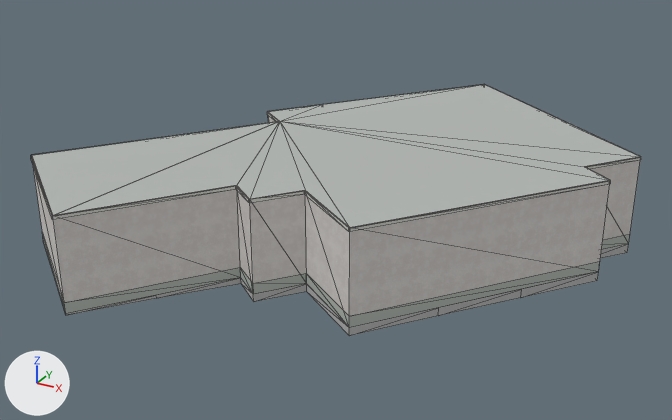
The Blender file assets/blender/buildings/osm-way-49773521.blend: old version first, new version second.
Camera for both pictures: a 50 mm camera at (13.23, -23.93, 13.13) aimed at (-0.28, 0.64, 0.84). Every picture has the same lights, and +X, +Y and +Z are marked at lower left. The older version comes first. Mesh edges are drawn as thin lines.

Objects in the first picture: 'building foundation 49773521', 'reality 49773521 near reality aged pale plaster', 'reality 49773521 near reality concrete plinth', 'reality 49773521 near reality flat weathered roof', 'reality 49773521 near reality pale aluminum sill'.
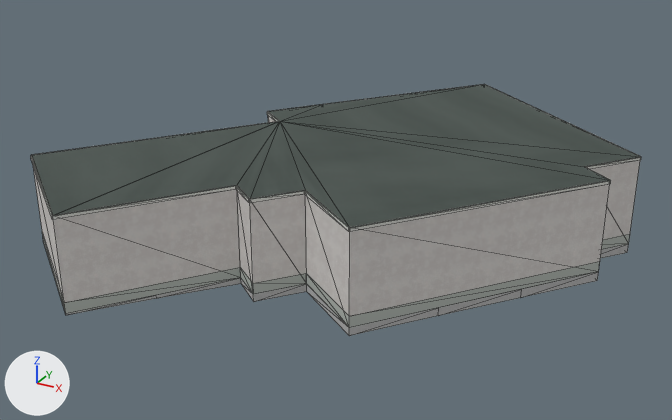
Boxes [x1, y1, x2, y2] around the edits, measured in the pictures (672 x 420 px):
'reality 49773521 near reality flat weathered roof', surface changed (darker)
    both: [32, 85, 640, 228]
part 1 of me_reality_49773521_near_reality_pale_aluminum_sill, added
    after: [34, 121, 278, 155]
part 2 of me_reality_49773521_near_reality_pale_aluminum_sill, added
    after: [31, 84, 641, 232]

Patch to the scene script:
```diff
--- a/assets/blender/buildings/osm-way-49773521.blend.py
+++ b/assets/blender/buildings/osm-way-49773521.blend.py
@@ img_roof_normal_png @@
+img_roof_normal_png = load_image('roof-normal.png', '../../../public/models/architecture/textures/roof-normal.png', 256, 256, 'Non-Color')
@@ img_roof_color_png @@
+img_roof_color_png = load_image('roof-color.png', '../../../public/models/architecture/textures/roof-color.png', 256, 256, 'sRGB')
@@ mat_reality_flat_weathered_roof @@
 mat_reality_flat_weathered_roof = bpy.data.materials.new('reality flat weathered roof')
-# nodes: BsdfPrincipled, OutputMaterial
-# colours: grey #b3b7b4
+# nodes: BsdfPrincipled, MixRGB, NormalMap, OutputMaterial, TexImage x2
+# colours: white #ffffff
+# uses the picture img_roof_color_png
+# uses the picture img_roof_normal_png
@@ me_reality_49773521_near_reality_pale_aluminum_sill @@
 # used by ob_reality_49773521_near_reality_pale_aluminum_sill; parent = ob_osm_way_49773521; location = (0.0, 0.0, 0.0)
-me_reality_49773521_near_reality_pale_aluminum_sill.from_pydata(...)  # 52 vertices, 26 faces; spans x -8.3..8.4, y -7.7..9.8, z 2.9..3.0
+me_reality_49773521_near_reality_pale_aluminum_sill.from_pydata(...)  # 104 vertices, 52 faces; spans x -8.3..8.4, y -7.7..9.8, z 2.9..3.0
+# me_reality_49773521_near_reality_pale_aluminum_sill part 1: the loose piece of 4 vertices spanning x -8.3..-3.3, y -4.5..2.1, z 2.9..3.0 is copied, and the copy is moved by (0.0, 0.0, 0.1); it spans x -8.3..-3.3, y -4.5..2.1, z 3.0
+# me_reality_49773521_near_reality_pale_aluminum_sill part 2: 48 vertices added at x -8.3..8.4, y -7.7..9.8, z 3.0
 me_reality_49773521_near_reality_pale_aluminum_sill.materials.append(mat_reality_pale_aluminum_sill)
```
